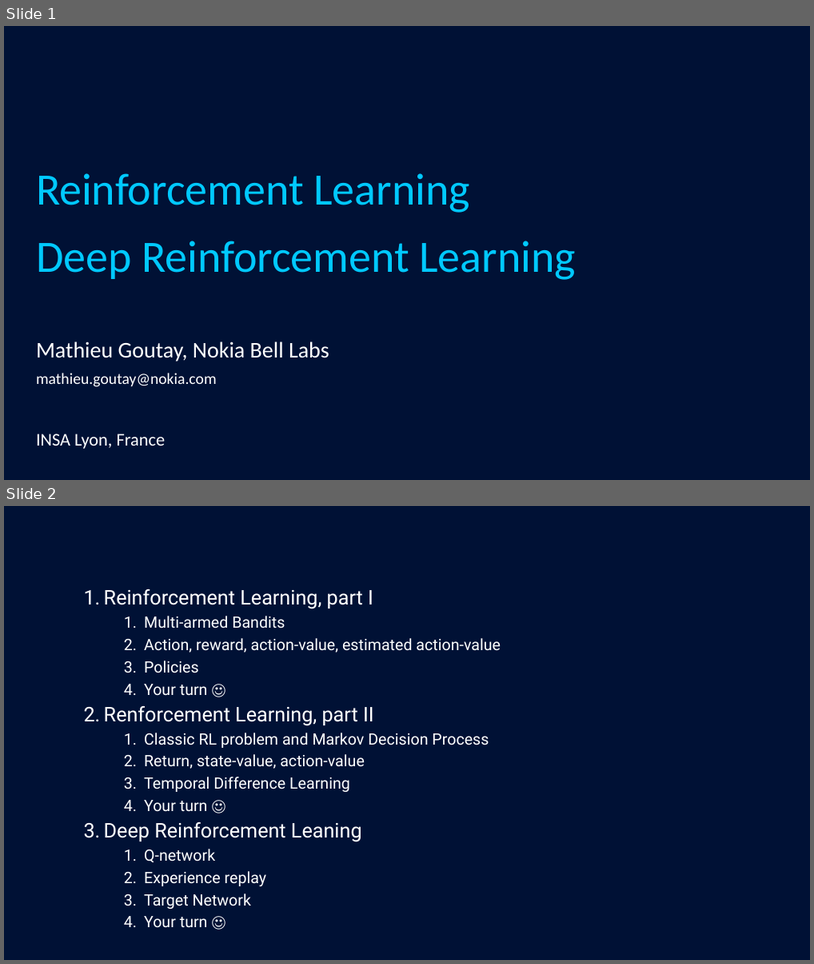
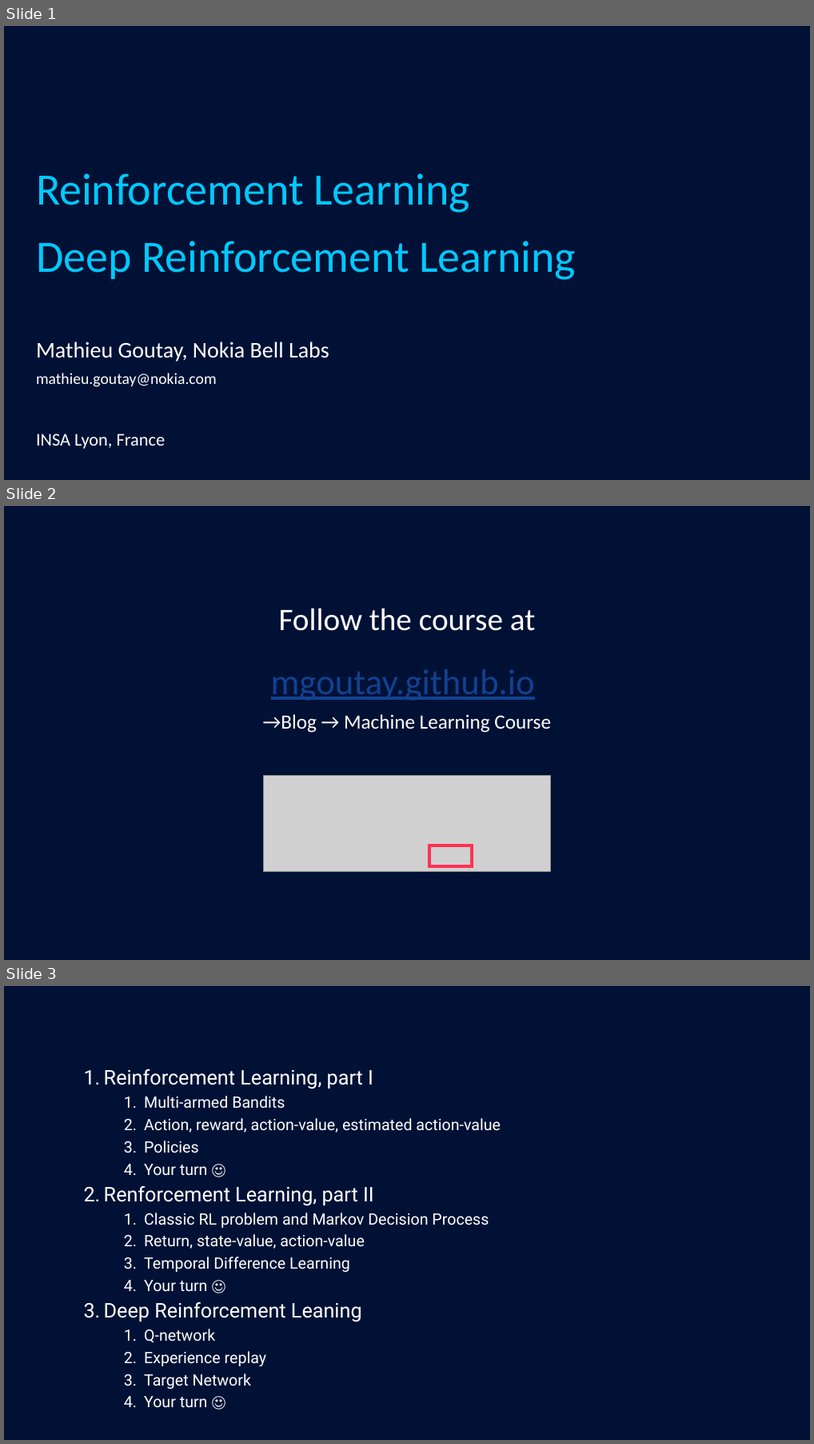
Before and after one commit to mgoutay/ml_course, a slide deck: (D)RL_course.pptx. Shown one above the other, each under a label of ours: slides 1 and 2 before the commit, slides 1, 2 and 3 after it. The pictures are 814x964 and 814x1444 pixels, drawn with LibreOffice and Linux fonts; fonts in the diff are those of the drawing; grey boxes stand for pictures; background and template pictures are left out. Boxes give left, top, right and bottom in pixels: in the first picture for what was removed or moved away, otherwise in the second. Text is boxed around its words. In the diff, an @@ line names an element or a change of style, - is before the commit and + after.

```diff
--- a/(D)RL_course.pptx
+++ b/(D)RL_course.pptx
@@ slide 2 added at [4, 506, 810, 960], background #001135; not listed: 1 template element that a slide beside it also shows @@
@@ text added at [263, 608, 551, 732], 18 pt, text #FFFFFF @@
+Follow the course at
+mgoutay.github.io
+→Blog → Machine Learning Course
@@ picture added at [264, 776, 550, 871] @@
@@ rectangle added at [430, 844, 473, 866], outline #FF3154 3 pt @@
@@ what was slide 2 is now slide 3 @@
```
Also in this commit, not shown: 4 slides changed, 1 other file.
